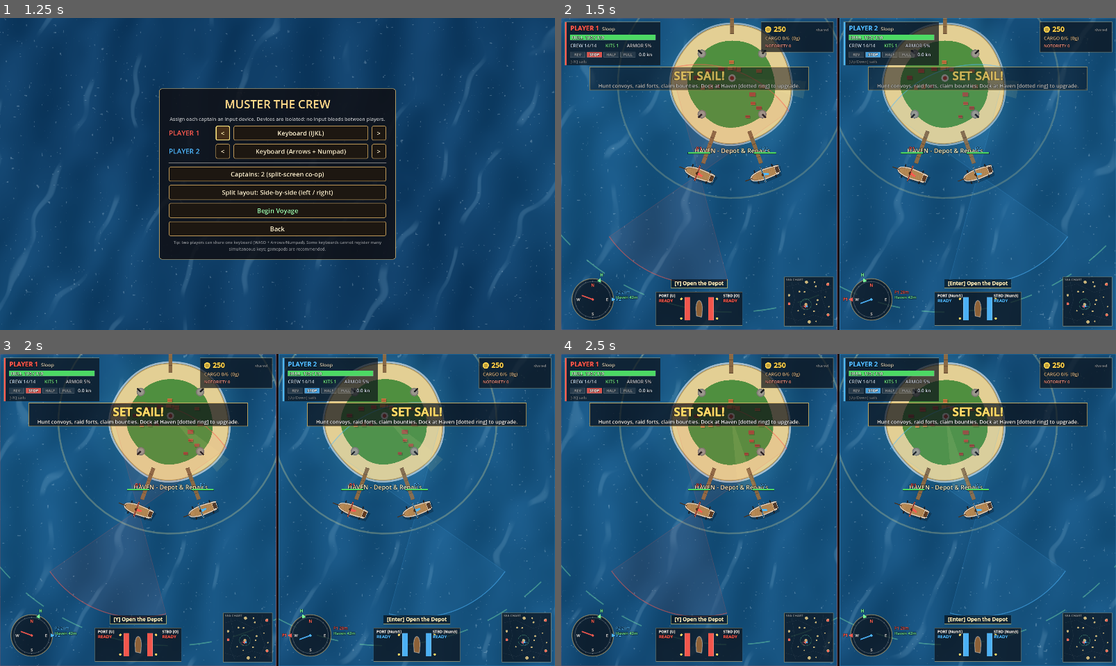
Above: before the commit, frames 1-4 (two rows, left to right).
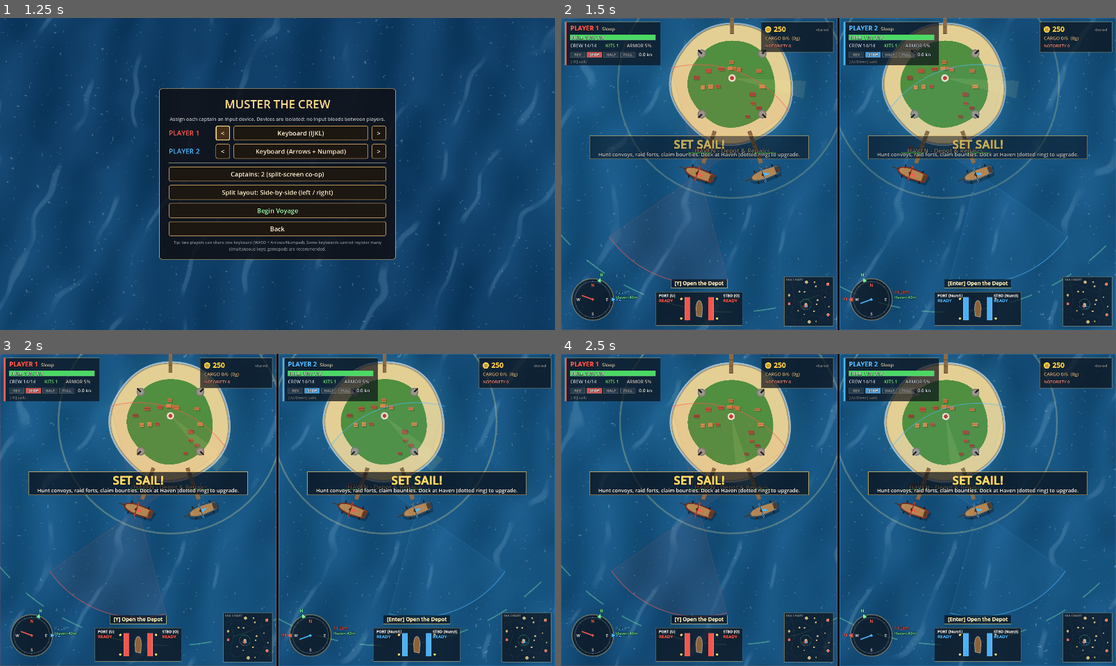
Above: after the commit, the same moments.

Repository: enachealex/Co-op-Pirate-Game
Game: Godot game, scene res://scenes/main.tscn
Same seed, same stepped clock (60 frames per second), same inputs: the game is played once before the commit and once after it.
Inputs (mouse positions are in pixels of both pictures, inside the frame that each line leads up to):
- Up to frame 1 (1.25 s): tap Enter at 0.5 s; move the mouse to (399, 158) at 0.52 s; hold D from 0.53 s (still down); tap Q at 0.6 s; click (399, 158) at 0.67 s; tap Space at 0.77 s
- Up to frame 2 (1.5 s): release D at 1.25 s; click "Begin Voyage" at 1.25 s
- Up to frame 3 (2 s): no input
- Up to frame 4 (2.5 s): drag from (727, 525) to (810, 572) at 2.02 s

Frame 1 is identical in both runs. In frame 2, 12% of the frame differs, in the area x 5-95%, y 15-53%; in frame 3, 12%; in frame 4, 12%.

Commit message:
Polish visuals, add README and CI smoke test
- Calmer ocean shader (swell bands, crest lines, sparse glints)
- Closer camera, team-coloured sails, subtler firing arcs
- AI separation steering so convoy ships stop clumping
- HUD: compass labels outside the ring, banner/marker overlap fixes
- Bounty escorts retreat after their captain falls; cap hunter squadrons
- Forts no longer drop an empty gold crate
- Autotest exits non-zero on failure; GitHub Actions workflow runs it
- README with controls, architecture and spec coverage

Co-Authored-By: Claude Opus 5.5 <noreply@anthropic.com>
Claude-Session: https://claude.ai/code/session_01XaB4PSz9JHLkvhXtmy4Mi5

Diff:
--- a/scripts/core/ship_db.gd
+++ b/scripts/core/ship_db.gd
@@ -106,7 +106,7 @@
 
 # Named bounty captains, in order. All names are original to this project.
 const BOUNTIES := [
-	{"captain": "Silas Crane", "ship": "The Gannet", "template": "brig", "hp_mult": 1.8, "escorts": ["cutter"], "reward": 450},
+	{"captain": "Silas Crane", "ship": "Grey Gannet", "template": "brig", "hp_mult": 1.8, "escorts": ["cutter"], "reward": 450},
 	{"captain": "Mad Orla Venn", "ship": "Widow's Wake", "template": "frigate", "hp_mult": 1.5, "escorts": ["cutter", "cutter"], "reward": 700},
 	{"captain": "Commodore Ashby", "ship": "Steadfast", "template": "frigate", "hp_mult": 2.0, "escorts": ["brig", "cutter"], "reward": 950},
 	{"captain": "The Brothers Rook", "ship": "Twin Gallows", "template": "manowar", "hp_mult": 1.2, "escorts": ["brig", "brig"], "reward": 1300},
--- a/scripts/ships/enemy_ship.gd
+++ b/scripts/ships/enemy_ship.gd
@@ -463,6 +463,26 @@
 	return state == AI.PATROL and not lane.is_empty() and wp >= lane.size() - 1 and not loop_lane
 
 
+## Leave the sector via the nearest edge (used when a bounty captain falls).
+func retreat() -> void:
+	var p := global_position
+	var sz := U.WORLD_SIZE
+	var m := 280.0
+	var options := [Vector2(p.x, m), Vector2(p.x, sz.y - m), Vector2(m, p.y), Vector2(sz.x - m, p.y)]
+	var best: Vector2 = options[0]
+	for o in options:
+		if p.distance_to(o) < p.distance_to(best):
+			best = o
+	var route: Array[Vector2] = [best]
+	lane = route
+	wp = 0
+	loop_lane = false
+	role = "escort" if role != "merchant" else role
+	if not disabled:
+		target = null
+		state = AI.PATROL
+
+
 # --- Rewards --------------------------------------------------------------------------------
 
 func _on_sunk(info: Dictionary) -> void:
--- a/scripts/ships/player_ship.gd
+++ b/scripts/ships/player_ship.gd
@@ -39,8 +39,8 @@
 	world = p_world
 	team = U.Team.PLAYER
 	var col: Color = U.PLAYER_COLORS[idx]
-	sail_color = col.lerp(Color.WHITE, 0.12)
-	stripe_color = Color("f7f1e3")
+	sail_color = col
+	stripe_color = col.darkened(0.45)
 	flag_color = col
 	hull_color = Color("6a4226") if idx == 0 else Color("5b4030")
 	display_name = U.PLAYER_NAMES[idx]
--- a/scripts/ships/ship.gd
+++ b/scripts/ships/ship.gd
@@ -497,8 +497,8 @@
 		draw_line(Vector2(mx, -S * 0.45), Vector2(mx, S * 0.45), Color(sail_color.darkened(0.1), alpha), 5.0)
 		draw_line(Vector2(mx, -S * 0.5), Vector2(mx, S * 0.5), yard, 2.0)
 		return
-	var bulge := L * 0.1 * fill
-	var depth := 5.0 + 5.0 * absf(fill)
+	var bulge := L * 0.12 * fill
+	var depth := 9.0 + 7.0 * absf(fill)
 	var steps := 10
 	var front := PackedVector2Array()
 	var back := PackedVector2Array()
--- a/scripts/tests/autotest.gd
+++ b/scripts/tests/autotest.gd
@@ -205,8 +205,8 @@
 				_step = 15
 		15:
 			if _t > duration + 0.5:
-				_summary()
-				get_tree().quit()
+				var failed := _summary()
+				get_tree().quit(1 if failed > 0 else 0)
 
 
 func _check(what: String, ok: bool) -> void:
@@ -258,7 +258,8 @@
 	_check("tow-line attached", p1.tow_target == p2 and p2.towed_by == p1)
 
 
-func _summary() -> void:
+## Prints the run summary and returns the number of failed checks.
+func _summary() -> int:
 	var w: World = main.world
 	print("[autotest] ---- summary ----")
 	print("[autotest] game time %.1fs, treasury %d, total sunk %d, notoriety %d" % [w.time, GameManager.treasury, GameManager.total_sunk, GameManager.notoriety])
@@ -274,3 +275,4 @@
 		if l.contains("FAIL"):
 			fails += 1
 	print("[autotest] result: %s (%d checks, %d failed)" % ["OK" if fails == 0 else "FAILED", _log.size(), fails])
+	return fails
--- a/scripts/ui/hud.gd
+++ b/scripts/ui/hud.gd
@@ -187,7 +187,10 @@
 		var lbl := "PORT [%s]" % ship.input.glyph("fire_port") if side == "port" else "STBD [%s]" % ship.input.glyph("fire_starboard")
 		var lx := r.position.x + 10 if sx < 0 else r.end.x - 10 - _text_w(lbl, 13, true)
 		_text(lbl, Vector2(lx, r.position.y + 18), 13, Color.WHITE if ready else Color(1, 1, 1, 0.5), true)
-		_text("READY" if ready else "%.1fs" % (bat.timer * ship.reload_mult), Vector2(lx, r.position.y + 36), 15, Color(col) if ready else Color(1, 1, 1, 0.6), true)
+		var status := "READY" if ready else "%.1fs" % (bat.timer * ship.reload_mult)
+		if ship.dismasted:
+			status = "DOWN"
+		_text(status, Vector2(lx, r.position.y + 36), 15, Color(col) if ready else Color(1, 1, 1, 0.6), true)
 	var bow: Battery = ship.batteries["bow"]
 	if bow.count > 0:
 		var bar2 := Rect2(c + Vector2(-20, -54), Vector2(40, 8))
@@ -309,7 +312,7 @@
 	var margin := 40.0
 	for it in items:
 		var sp: Vector2 = ((it[0] as Vector2) - center) * cam.zoom / ui_scale + size * 0.5
-		var inner := Rect2(Vector2(margin, margin + 150), size - Vector2(margin * 2, margin * 2 + 150 + 120))
+		var inner := Rect2(Vector2(margin, 190.0), Vector2(size.x - margin * 2, size.y - 190.0 - 270.0))
 		if inner.has_point(sp):
 			continue
 		var dirv := (sp - size * 0.5).normalized()
@@ -382,7 +385,7 @@
 	if _banner_t <= 0.0:
 		return
 	var a := clampf(_banner_t, 0.0, 1.0) * clampf((4.5 - _banner_t) * 4.0, 0.0, 1.0)
-	var y := size.y * 0.2
+	var y := size.y * 0.42
 	var w := maxf(_text_w(_banner, 40, true), _text_w(_banner_sub, 18)) + 60
 	draw_rect(Rect2(size.x * 0.5 - w * 0.5, y - 46, w, 80), Color(0.04, 0.05, 0.08, 0.7 * a))
 	draw_rect(Rect2(size.x * 0.5 - w * 0.5, y - 46, w, 80), Color(0.9, 0.75, 0.4, 0.8 * a), false, 2.0)
--- a/scripts/view/aim_overlay.gd
+++ b/scripts/view/aim_overlay.gd
@@ -46,7 +46,7 @@
 			var fan := PackedVector2Array([pos])
 			for i in 17:
 				fan.append(pos + Vector2.from_angle(lerpf(a0, a1, i / 16.0)) * fill_r)
-			draw_colored_polygon(fan, Color(col, 0.07 if ready else 0.035))
+			draw_colored_polygon(fan, Color(col, 0.055 if ready else 0.03))
 		draw_arc(pos, r, a0, a1, 24, Color(col, 0.5 if ready else 0.16), 2.0, true)
 		draw_line(pos + Vector2.from_angle(a0) * ship.beam() * 0.6, pos + Vector2.from_angle(a0) * r, Color(col, 0.16), 1.0, true)
 		draw_line(pos + Vector2.from_angle(a1) * ship.beam() * 0.6, pos + Vector2.from_angle(a1) * r, Color(col, 0.16), 1.0, true)
--- a/scripts/world/loot.gd
+++ b/scripts/world/loot.gd
@@ -44,7 +44,8 @@
 
 ## Scatter the loot of a sunk ship.
 func drop_for(pos: Vector2, crate_count: int, gold_value: int, rich: bool) -> void:
-	spawn(pos, Kind.GOLD, gold_value, 50.0)
+	if gold_value > 0:
+		spawn(pos, Kind.GOLD, gold_value, 50.0)
 	for i in crate_count:
 		var v := _rng.randi_range(35, 70) * (2 if rich else 1)
 		spawn(pos, Kind.CARGO, v, 90.0)
--- a/scripts/world/spawn_director.gd
+++ b/scripts/world/spawn_director.gd
@@ -18,6 +18,11 @@
 				s.on_group_alert(t)
 
 	func on_member_lost(s: Node) -> void:
+		if kind == "bounty" and s.is_bounty:
+			# The captain is gone: the escorts break off and run for the sector edge.
+			for o in ships:
+				if is_instance_valid(o) and o != s and not o.sinking:
+					o.retreat()
 		if s == leader:
 			leader = null
 			for o in ships:
@@ -77,7 +82,11 @@
 	if convoys < max_convoys() and _convoy_timer <= 0.0:
 		spawn_convoy()
 		_convoy_timer = _rng.randf_range(10.0, 20.0)
-	if GameManager.notoriety >= 2:
+	var hunter_groups := 0
+	for g in groups:
+		if g.kind == "hunters":
+			hunter_groups += 1
+	if GameManager.notoriety >= 2 and hunter_groups < 1 + int(GameManager.notoriety / 3):
 		_hunter_timer -= dt
 		if _hunter_timer <= 0.0:
 			_hunter_timer = maxf(60.0, 150.0 - 15.0 * GameManager.notoriety)
@@ -200,7 +209,7 @@
 	g.leader = boss
 	groups.append(g)
 	bounty_ship = boss
-	GameManager.banner.emit("NEW BOUNTY", "%s aboard the %s  -  %s gold" % [b["captain"], b["ship"], U.fmt_gold(int(b["reward"]))])
+	GameManager.banner.emit("NEW BOUNTY", "%s aboard the %s  -  %s gold reward" % [b["captain"], b["ship"], U.fmt_gold(int(b["reward"]))])
 
 
 func _edge_point() -> Vector2:
Not shown, added: .github/workflows/smoke-test.yml
Not shown, added: README.md
